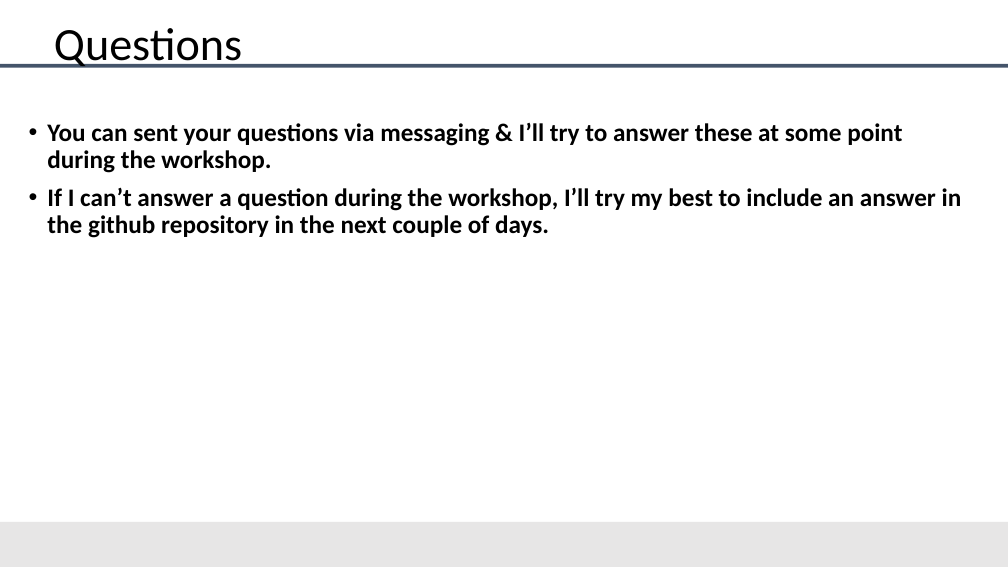
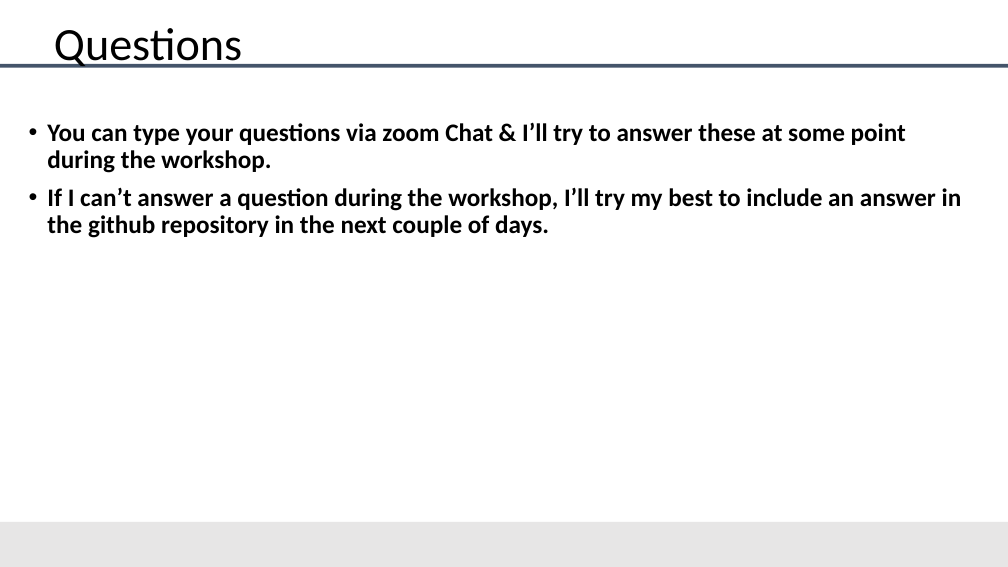
Before and after one commit to mantoniou/Workshop_R_Tidyverse, a slide deck: slide 10 of Intro to Tidyverse.pptx. Drawn at 1008x567 pixels with LibreOffice and Linux fonts; fonts in the diff are those of the drawing; background and template pictures are left out. Boxes give left, top, right and bottom in pixels: in the first picture for what was removed or moved away, otherwise in the second. Text is boxed around its words. In the diff, an @@ line names an element or a change of style, - is before the commit and + after.

```diff
--- a/Intro to Tidyverse.pptx
+++ b/Intro to Tidyverse.pptx
@@ text at (47,122,906,173): text changed @@
-• You can sent your questions via messaging & I’ll try to answer these at some point during the workshop.
+• You can type your questions via zoom Chat & I’ll try to answer these at some point during the workshop.
```
Also in this commit, not shown: 8 other files.
